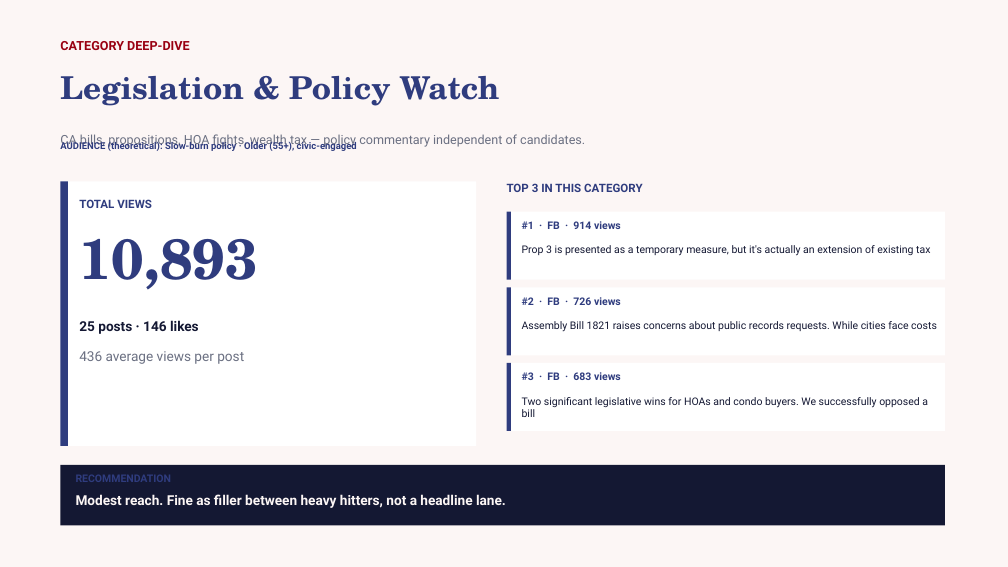
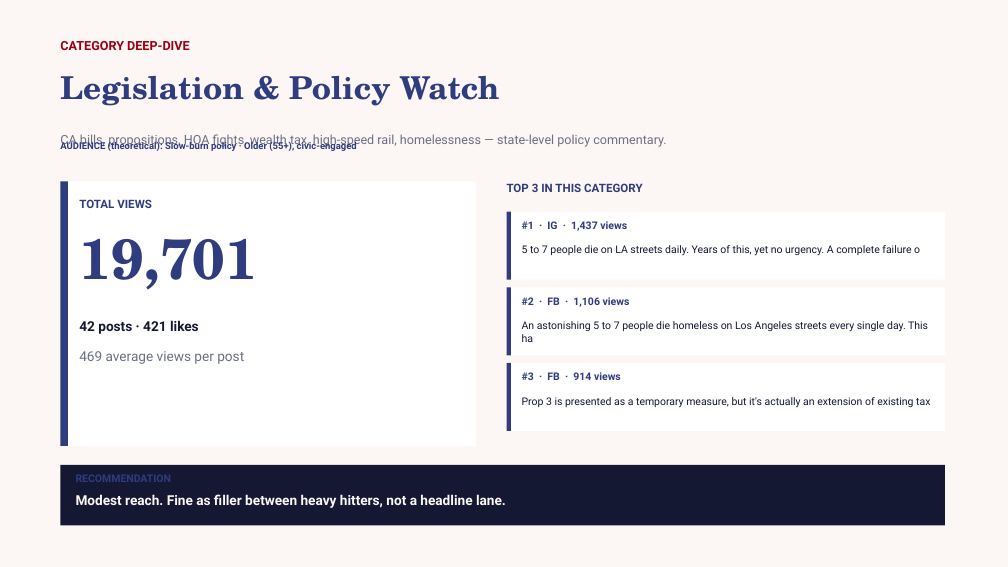
Before and after one commit to zvmmer/talking-downey-kpis, a slide deck: slide 16 of SPONSOR_CONTENT_REPORT.pptx. Drawn at 1008x567 pixels with LibreOffice and Linux fonts; fonts in the diff are those of the drawing. Boxes give left, top, right and bottom in pixels: in the first picture for what was removed or moved away, otherwise in the second. Text is boxed around its words. In the diff, an @@ line names an element or a change of style, - is before the commit and + after.

Commit message:
Recategorize Other (32% -> 0.1% of views); add categories + split overall ranking across 2 pages

```diff
--- a/SPONSOR_CONTENT_REPORT.pptx
+++ b/SPONSOR_CONTENT_REPORT.pptx
@@ text at (60,134,666,149): text changed @@
-CA bills, propositions, HOA fights, wealth tax — policy commentary independent of candidates.
+CA bills, propositions, HOA fights, wealth tax, high-speed rail, homelessness — state-level policy commentary.
@@ text at (79,239,257,290): text changed @@
-10,893
+19,701
@@ text at (522,221,627,231): text changed @@
-#1 · FB · 914 views
+#1 · IG · 1,437 views
@@ text at (522,245,920,256): text changed @@
-Prop 3 is presented as a temporary measure, but it's actually an extension of existing tax
+5 to 7 people die on LA streets daily. Years of this, yet no urgency. A complete failure o
@@ text at (522,297,630,307): text changed @@
-#2 · FB · 726 views
+#2 · FB · 1,106 views
@@ text at (79,320,199,334): text changed @@
-25 posts · 146 likes
+42 posts · 421 likes
@@ text at (522,321,928,342): text changed @@
-Assembly Bill 1821 raises concerns about public records requests. While cities face costs
+An astonishing 5 to 7 people die homeless on Los Angeles streets every single day. This ha
@@ text at (79,351,244,364): text changed @@
-436 average views per post
+469 average views per post
@@ text at (522,372,621,380): text changed @@
-#3 · FB · 683 views
+#3 · FB · 914 views
@@ text at (522,397,930,408): text changed @@
-Two significant legislative wins for HOAs and condo buyers. We successfully opposed a bill
+Prop 3 is presented as a temporary measure, but it's actually an extension of existing tax
```
Also in this commit, not shown: 10 other slides changed, 3 slides added, 1 slide removed, 5 other files.
